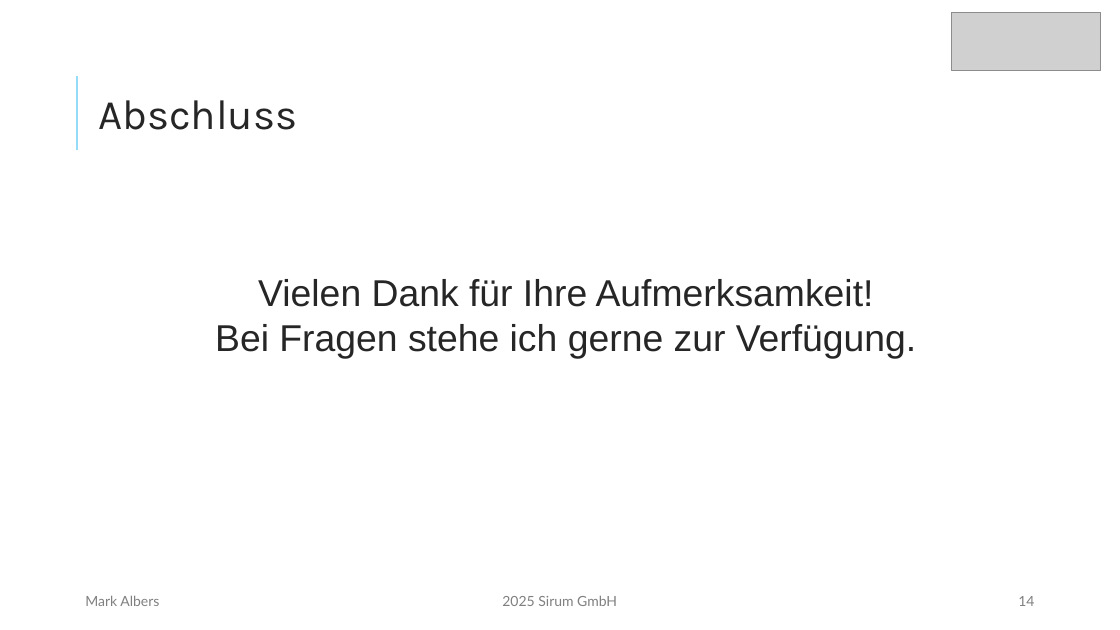
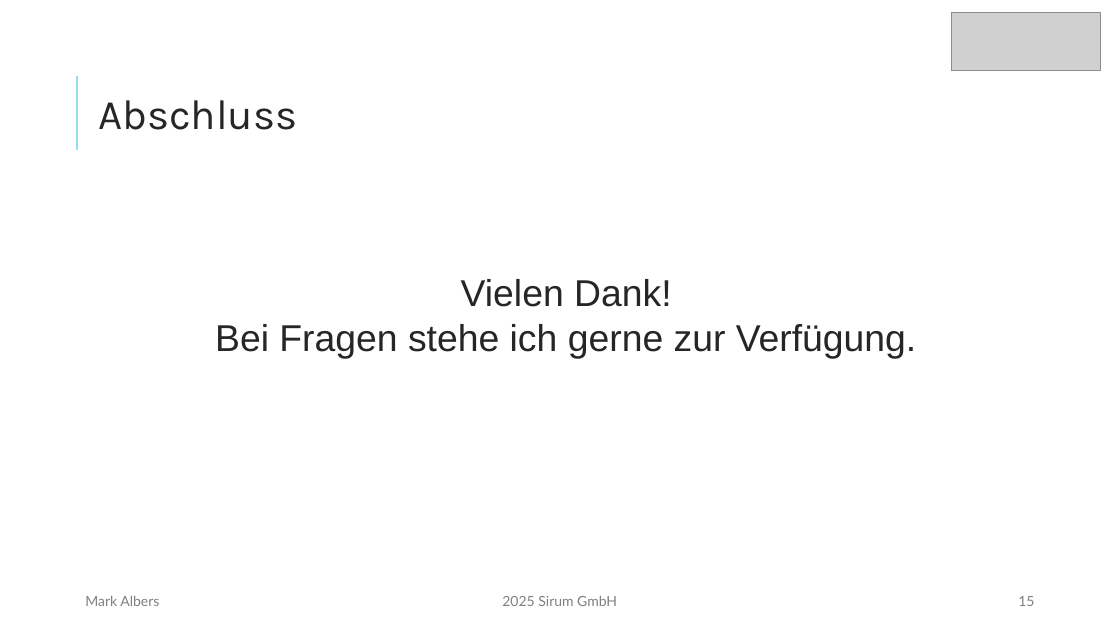
Before and after one commit to mork02/IHK-Projekt, a slide deck: slide 15 of Präsentation/Entwicklung eines Odoo-Moduls zur ZIP-komprimierten Dateiverwaltung im Dokumentenmanagementsystem.pptx (slide 14 before the commit). Drawn at 1120x630 pixels with LibreOffice and Linux fonts; fonts in the diff are those of the drawing; grey boxes stand for pictures. Boxes give left, top, right and bottom in pixels: in the first picture for what was removed or moved away, otherwise in the second. Text is boxed around its words. In the diff, an @@ line names an element or a change of style, - is before the commit and + after.

```diff
--- a/Präsentation/Entwicklung eines Odoo-Moduls zur ZIP-komprimierten Dateiverwaltung im Dokumentenmanagementsystem.pptx
+++ b/Präsentation/Entwicklung eines Odoo-Moduls zur ZIP-komprimierten Dateiverwaltung im Dokumentenmanagementsystem.pptx
@@ text at box(461, 279, 671, 307): text changed @@
-Vielen Dank für Ihre Aufmerksamkeit!
+Vielen Dank!
@@ page number at box(1018, 596, 1034, 606): text changed @@
-14
+15
```
Also in this commit, not shown: 6 other slides changed, 1 slide added, 1 slide removed.
